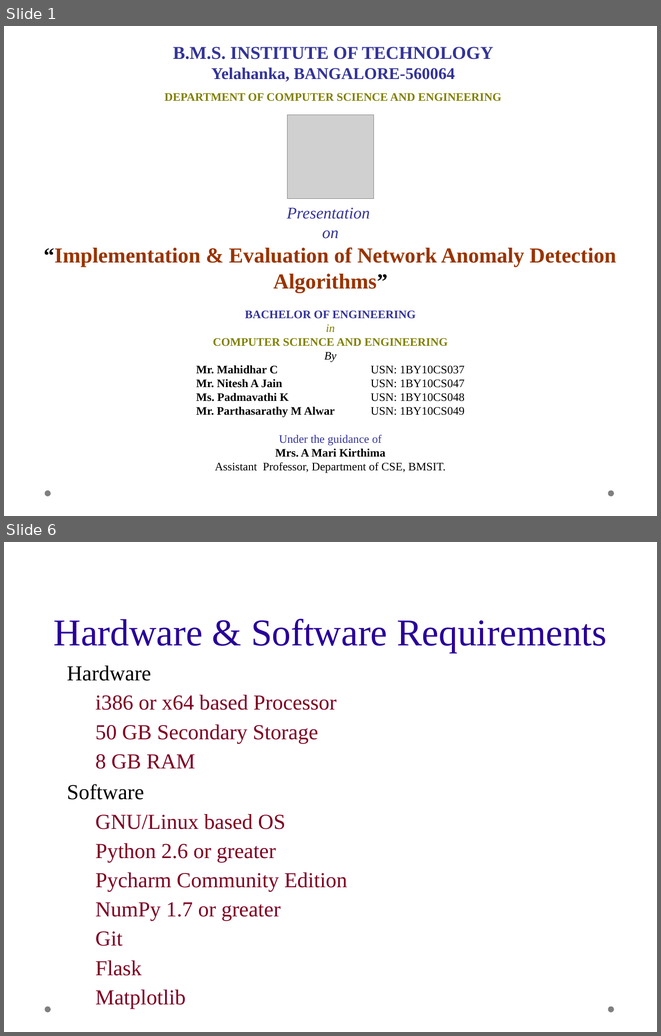
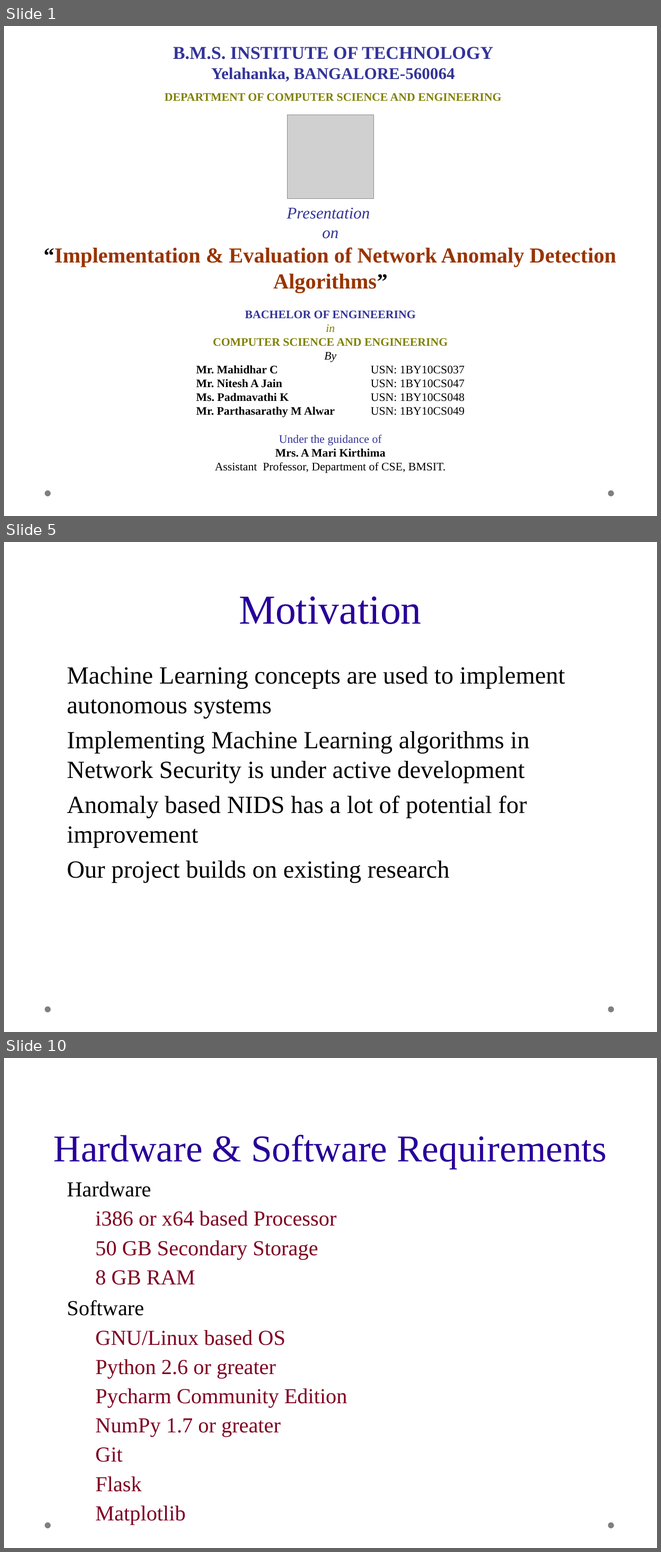
Before and after one commit to mahidharc/drdo.ids, a slide deck: presentation.odp. Shown one above the other, each under a label of ours: slides 1 and 6 before the commit, slides 1, 5 and 10 after it; the slides between them are not shown. The pictures are 661x1036 and 661x1552 pixels, drawn with LibreOffice and Linux fonts; fonts in the diff are those of the drawing; grey boxes stand for pictures; background and template pictures are left out. Boxes give left, top, right and bottom in pixels: in the first picture for what was removed or moved away, otherwise in the second. Text is boxed around its words. In the diff, an @@ line names an element or a change of style, - is before the commit and + after.

```diff
--- a/presentation.odp
+++ b/presentation.odp
@@ slide 5 added at bbox=[4, 542, 657, 1032], background picture (left out); not listed: 2 template elements that a slide beside it also shows @@
@@ title added at bbox=[239, 596, 422, 624], 50 pt, text #280099 @@
+Motivation
@@ text added at bbox=[67, 666, 565, 883], 30 pt, text #000000 @@
+◆ Machine Learning concepts are used to implement autonomous systems
+◆ Implementing Machine Learning algorithms in Network Security is under active development
+◆ Anomaly based NIDS has a lot of potential for improvement
+◆ Our project builds on existing research
@@ what was slide 6 is now slide 10 @@
```
Also in this commit, not shown: 4 slides changed, 16 other slides added, 3 slides removed.
